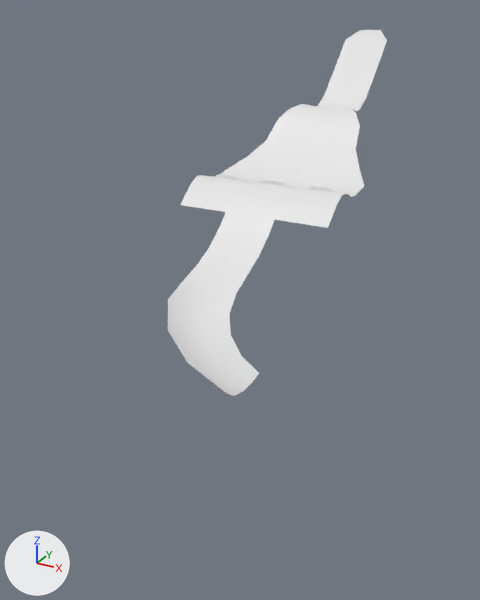
Before and after pictures for a commit that changed the FBX model Assets/Models/Environments/TrueLevel1/L1_v01.fbx.
Both versions are drawn from a 50 mm lens placed at (271.0, -817.0, 24.0), pointed at (1.0, -325.0, -222.0). The axes (+X, +Y, +Z) are drawn at lower left. The lights are the same throughout.
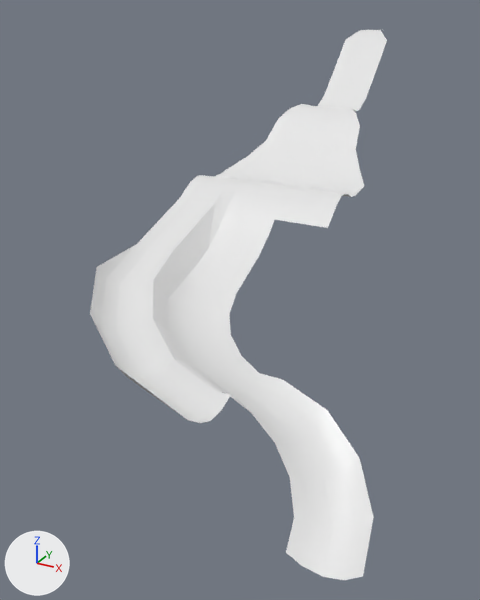
Changed parts and their boxes (x1, y1, x2, y2) in the pictures (480 x 600 px):
'Grid', reshaped (35% wider, 50% taller): before (168, 30, 387, 396); after (90, 30, 387, 580)
part 1 of me_grid, built on: before (191, 176, 241, 212); after (90, 176, 374, 580)

The change, as a diff of the scene's bpy script:
```diff
--- a/Assets/Models/Environments/TrueLevel1/L1_v01.fbx.py
+++ b/Assets/Models/Environments/TrueLevel1/L1_v01.fbx.py
@@ me_grid @@
 # used by ob_grid; location = (0.0, 0.0, 0.0)
-me_grid.from_pydata(...)  # 474 vertices, 434 faces; spans x -75.0..75.0, y -472.0..15.0, z -234.0..0.0
+me_grid.from_pydata(...)  # 526 vertices, 487 faces; spans x -75.0..193.0, y -526.0..15.0, z -294.0..0.0
+# me_grid part 1
+# 1 vertex is removed from x -36.0, y -305.0, z -147.0
+# 3 faces are deleted
+# 4 vertices in x -75.0..-36.0, y -285.0, z -131.0 move by (0.0, 0.0, 2.0)
+# 4 vertices in x -75.0..-36.0, y -295.0, z -139.0 move by (0.0, 0.0, 5.0)
+# 3 vertices in x -75.0..-50.0, y -305.0, z -147.0 move by (0.0, 0.0, 7.0)
+# 53 vertices are added at x -75.0..193.0, y -526.0..-305.0, z -294.0..-140.0
+# 56 new faces join them
 me_grid.materials.append(mat_level1textures)
```
